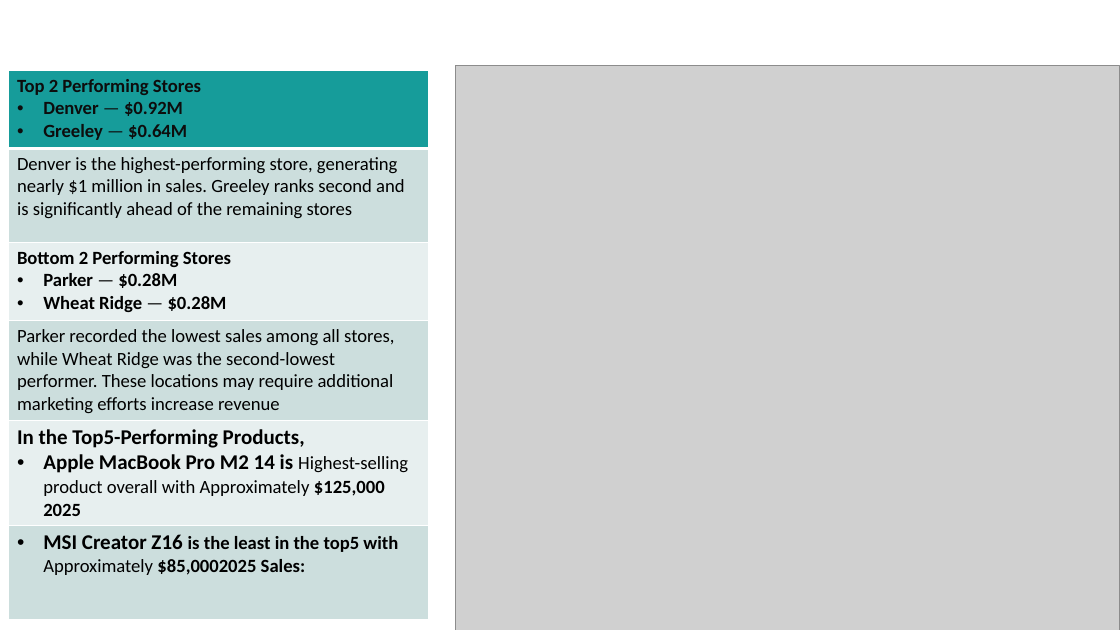
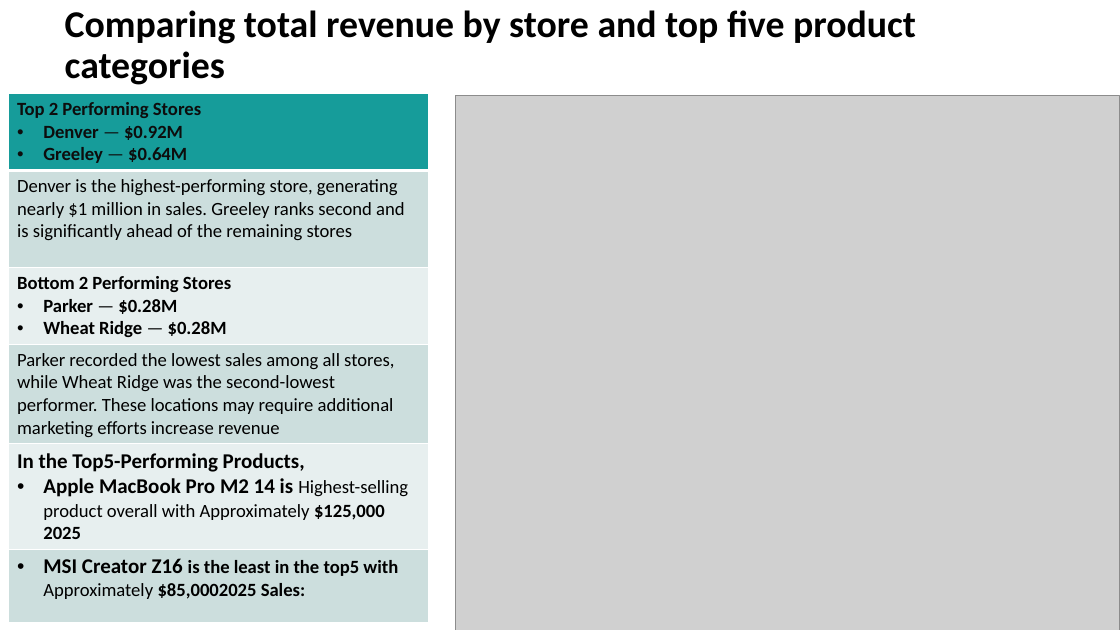
Before and after one commit to kalie-on/Capstone_3, a slide deck: slide 7 of Ndakina-capstone three.pptx. Drawn at 1120x630 pixels with LibreOffice and Linux fonts; fonts in the diff are those of the drawing; grey boxes stand for pictures; background and template pictures are left out. Boxes give left, top, right and bottom in pixels: in the first picture for what was removed or moved away, otherwise in the second. Text is boxed around its words. In the diff, an @@ line names an element or a change of style, - is before the commit and + after.

Commit message:
Current update

```diff
--- a/Ndakina-capstone three.pptx
+++ b/Ndakina-capstone three.pptx
@@ title added at box(65, 10, 916, 44), 32.4 pt, text #000000, bold @@
+Comparing total revenue by store and top five product categories
@@ table: place and size @@
-table at box(8, 70, 429, 630)
+table at box(8, 93, 429, 630)
@@ picture: place and size @@
-picture at box(455, 66, 1119, 630)
+picture at box(455, 95, 1119, 630)
```
Also in this commit, not shown: 2 other slides changed, 1 slide added.
